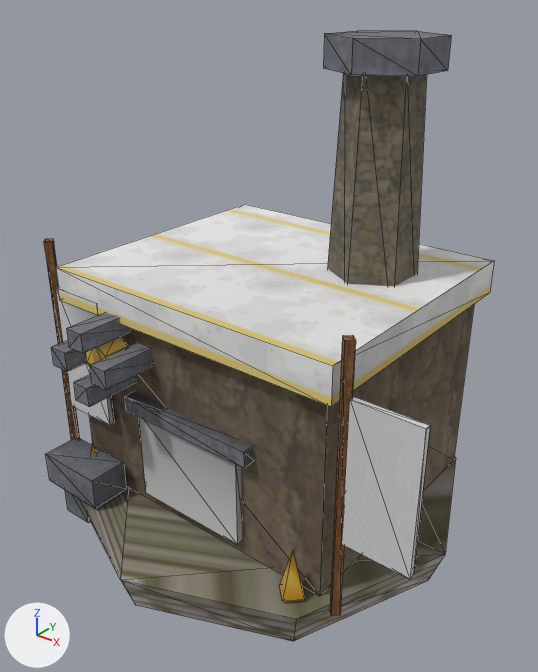
An edit to the glTF model assets/structures/foundry.glb, drawn before and after from the same camera.
One viewpoint serves both versions: a camera (50 mm lens) standing at (3.08, -3.84, 3.88) and looking at (0.1, -0.12, 1.57). The axes (+X, +Y, +Z) are drawn at lower left. The lights are the same throughout. The first picture is the older version. Mesh edges are drawn as thin lines. Vertices at exactly the same position are counted once.

In view in the first picture: 'foundry', 'level2_foundry', 'spin_foundry'.
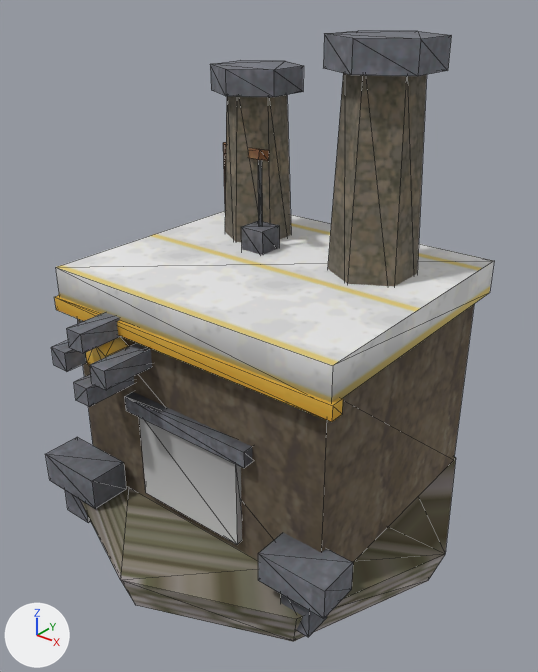
Pixel boxes (x1, y1, x2, y2) of what changed, in the pictures (538 x 672 px; the box of a moved part takes in the faces that stretch with it):
```json
{"object": "level2_foundry", "change": "reshaped", "before": [44, 239, 430, 616], "after": [54, 60, 353, 638], "on screen": "22% narrower, 53% taller"}
{"part": 1, "of": "me_foundry", "change": "recoloured", "before": [56, 204, 426, 619], "after": [56, 211, 426, 619]}
{"part": 2, "of": "me_foundry", "change": "edited", "before": [46, 417, 454, 580], "after": [46, 417, 454, 580], "on screen": "looks the same"}
{"part": 3, "of": "me_foundry", "change": "recoloured", "before": [89, 327, 327, 596], "after": [77, 318, 327, 561]}
{"part": 4, "of": "me_level2_foundry", "change": "added", "after": [225, 95, 291, 242]}
{"part": 5, "of": "me_level2_foundry", "change": "added", "after": [210, 60, 303, 97]}
{"part": 6, "of": "me_level2_foundry", "change": "added", "after": [258, 533, 353, 619]}
{"part": 7, "of": "me_level2_foundry", "change": "added", "after": [281, 594, 327, 638]}
{"part": 8, "of": "me_level2_foundry", "change": "added", "after": [241, 221, 279, 255]}
{"part": 9, "of": "me_level2_foundry", "change": "moved or reshaped", "before": [44, 239, 80, 440], "after": [223, 142, 226, 193], "on screen": "mostly hidden afterwards"}
{"part": 10, "of": "me_level2_foundry", "change": "added", "after": [54, 295, 343, 422]}
{"part": 11, "of": "me_level2_foundry", "change": "deleted", "before": [56, 287, 430, 616]}
{"part": 12, "of": "me_level2_foundry", "change": "added", "after": [225, 148, 269, 226]}
```

Scene script edits in JSON lines:
```json
{"block": "me_foundry", "where": "me_foundry.from_pydata(...)  # 88 vertices, 140 faces; spans x -1.55..1.55, y -1.55..1.55, z 0.0..3.55"}
{"block": "me_foundry", "where": "# used by ob_foundry; location = (0.0, 0.0, 0.0)"}
{"block": "me_foundry", "change": "me_foundry part 1: 22 faces centred in x -1.23..1.17, y -1.1..0.88, z 0.3..3.48 are repainted in the vertex colours; the middle colour goes from white #f7f7f7 to white #f5f5f5"}
{"block": "me_foundry", "change": "me_foundry part 2: 17 faces centred in x -1.23..1.1, y -1.1..0.65, z 0.3..3.35 are repainted in the vertex colours; the middle colour goes from light grey #dbdbdb to light grey #dcdcdc"}
{"block": "me_foundry", "change": "me_foundry part 3: 13 faces centred in x -1.1..0.45, y -1.0..-0.22, z 0.32..1.3 are repainted in the vertex colours; the middle colour stays light grey #cecece"}
{"block": "me_level2_foundry", "where": "# used by ob_level2_foundry; location = (0.0, 0.0, 0.0)"}
{"op": "remove", "block": "me_level2_foundry", "code": "me_level2_foundry.from_pydata(...)  # 52 vertices, 72 faces; spans x -1.29..1.74, y -1.05..1.05, z 0.3..2.2"}
{"op": "add", "block": "me_level2_foundry", "code": "me_level2_foundry.from_pydata(...)  # 78 vertices, 120 faces; spans x -1.21..1.3, y -1.1..0.96, z 0.15..3.29"}
{"block": "me_level2_foundry", "change": "me_level2_foundry part 4: a new loose piece, a 6-sided cut cone along z (radius 0.28 at the low end, 0.22 at the high end) spanning x -0.79..-0.31, y 0.27..0.83, z 1.7..3.2, in mat_brick"}
{"block": "me_level2_foundry", "change": "me_level2_foundry part 5: a new loose piece, a 6-sided cylinder along z spanning x -0.84..-0.26, y 0.21..0.89, z 3.11..3.29, in mat_iron"}
{"block": "me_level2_foundry", "change": "me_level2_foundry part 6: a new loose piece, a box spanning x 0.8..1.3, y -1.1..-0.8, z 0.44..0.66, in mat_iron"}
{"block": "me_level2_foundry", "change": "me_level2_foundry part 7: a new loose piece, a box spanning x 0.94..1.16, y -1.05..-0.85, z 0.15..0.45, in mat_iron"}
{"block": "me_level2_foundry", "change": "me_level2_foundry part 8: a new loose piece, a box spanning x -0.4..-0.2, y 0.18..0.38, z 2.0..2.2, in mat_iron"}
{"block": "me_level2_foundry", "change": "me_level2_foundry part 9: the loose piece of 8 vertices spanning x -1.29..-1.21, y -0.94..-0.86, z 0.3..2.2 is scaled about its middle by (1.5, 1.5, 1.21), then moved by (0.1, 1.8, 0.2)"}
{"block": "me_level2_foundry", "change": "me_level2_foundry part 10: a new loose piece, a box spanning x -1.2..1.2, y -0.95..-0.85, z 1.7..1.8, in mat_gold"}
{"block": "me_level2_foundry", "change": "me_level2_foundry part 11: 7 loose pieces with 44 vertices, spanning x -1.22..1.74, y -1.05..1.05, z 0.3..2.2, are deleted"}
{"block": "me_level2_foundry", "change": "me_level2_foundry part 12"}
{"block": "me_level2_foundry", "change": "14 vertices are added at x -1.17..-0.18, y 0.16..0.94, z 2.2..2.79"}
{"block": "me_level2_foundry", "change": "8 new faces join them, mat_iron"}
{"block": "me_level2_foundry", "change": "12 new faces join them, mat_wood"}
{"op": "remove", "block": "me_level2_foundry", "code": "me_level2_foundry.materials.append(mat_team_cloth)"}
{"op": "add", "block": "me_level2_foundry", "code": "me_level2_foundry.materials.append(mat_brick)"}
{"op": "add", "block": "me_level2_foundry", "code": "me_level2_foundry.materials.append(mat_iron)"}
```
